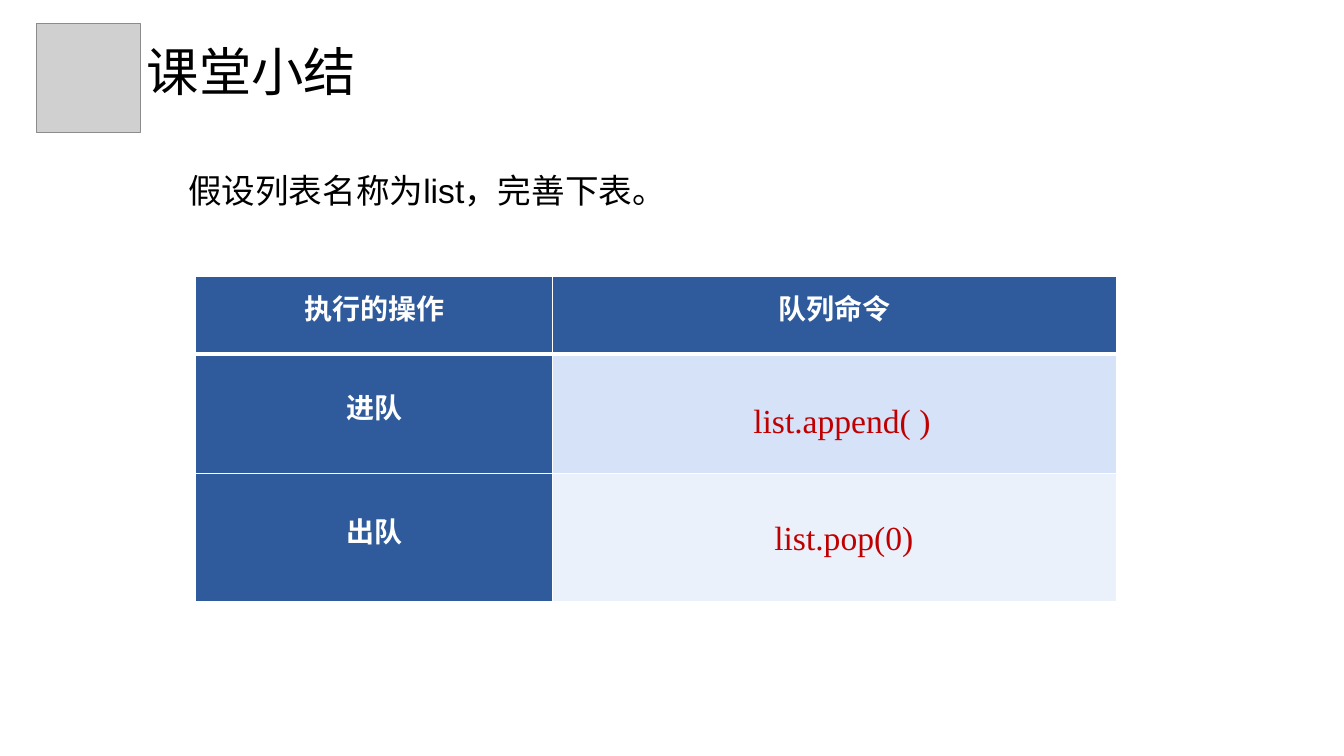
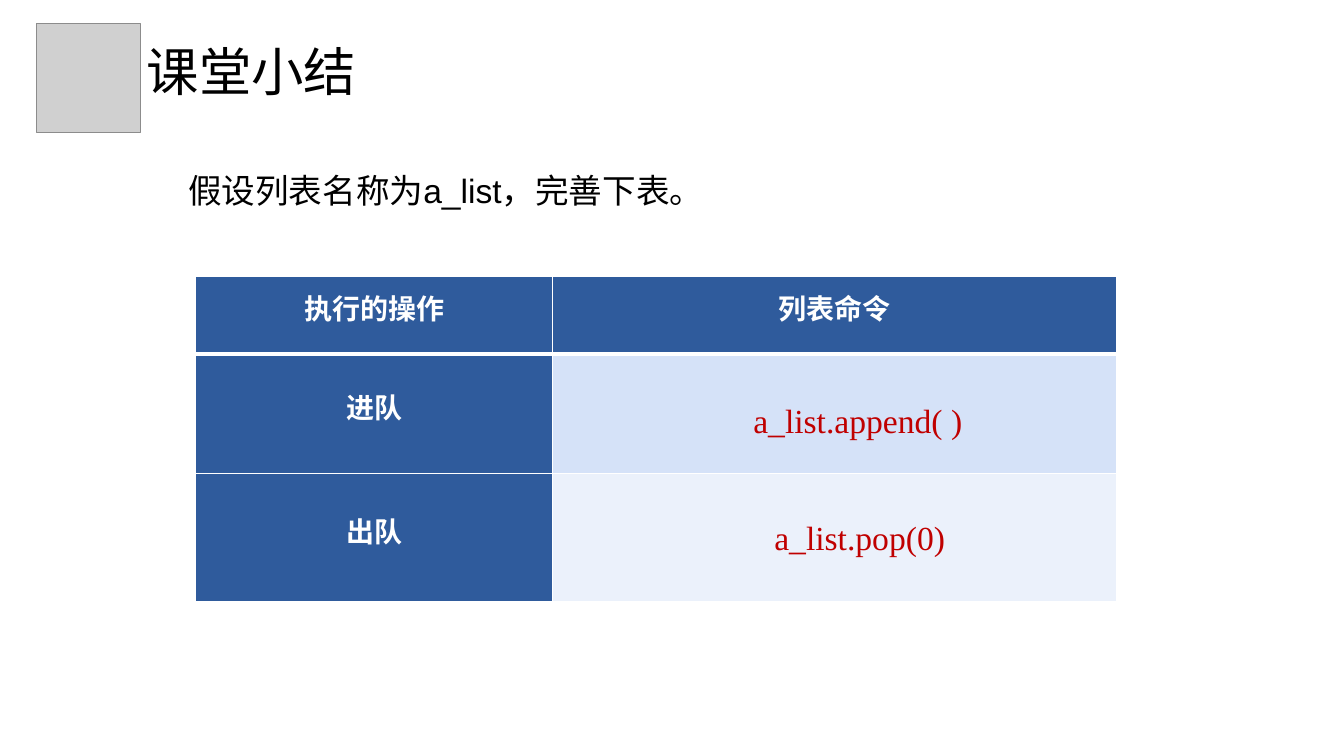
Before and after one commit to hongm32/2020design, a slide deck: slide 12 of 【第15-16课】数据与结构/【第16课】数据与结构.pptx. Drawn at 1344x756 pixels with LibreOffice and Linux fonts; fonts in the diff are those of the drawing; grey boxes stand for pictures. Boxes give left, top, right and bottom in pixels: in the first picture for what was removed or moved away, otherwise in the second. Text is boxed around its words. In the diff, an @@ line names an element or a change of style, - is before the commit and + after.

```diff
--- a/【第15-16课】数据与结构/【第16课】数据与结构.pptx
+++ b/【第15-16课】数据与结构/【第16课】数据与结构.pptx
@@ text at [188, 174, 703, 210]: text changed @@
-假设列表名称为list，完善下表。
+假设列表名称为a_list，完善下表。
@@ table at [196, 277, 1116, 603] @@
-row 1, column 2: 队列命令
+row 1, column 2: 列表命令
@@ text at [753, 409, 942, 439]: text changed @@
-list.append( )
+a_list.append( )
@@ text at [774, 526, 945, 557]: text changed @@
-list.pop(0)
+a_list.pop(0)
```
Also in this commit, not shown: 1 other slide changed, 32 other files.
